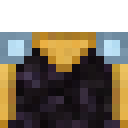
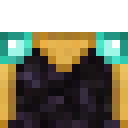
Revision of a layered (128, 128) image; what changed, layer by layer:
renamed "Ebene 7" to "Ebene 11", moved it above "Ebene 2", painted on it over [0,32,128,64]
removed layer "Ebene 7 Kopie" over [8,56,24,64]
removed layer "Ebene 9" over [24,40,32,56]
removed layer "Ebene 8" over [96,40,104,56]
removed layer "Diamond" over [0,32,128,64]
